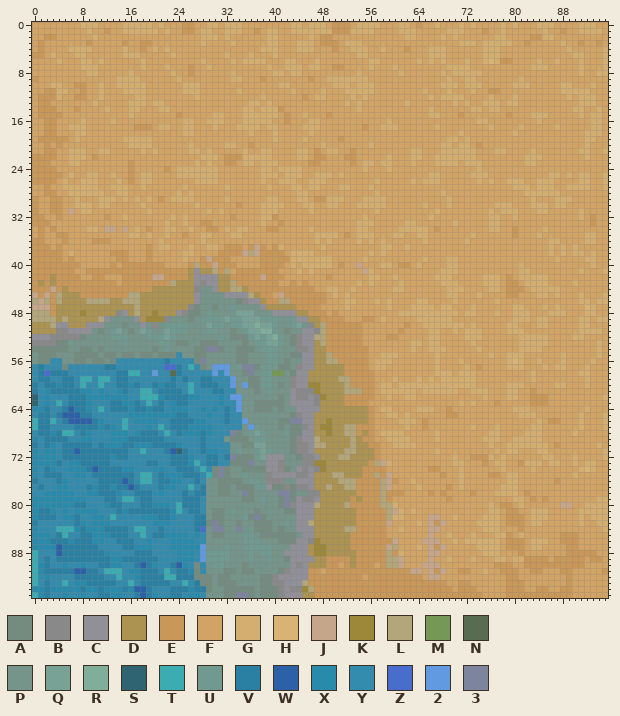
Sprite sheet: assets/textures/tile_beach_gulf_bottom_left.png. That is the earlier state.
The file is 96x96 pixels. Colours within 5 levels of each other are drawn and written as one.
Palette (. is transparent): A #748b80  B #898989  C #919099  D #ac9352  E #c99859  F #d1a364  G #d3ae70  H #d9b373  J #c6a68a  K #9c8838  L #b3a67a  M #759857  N #576c51  P #75958a  Q #79a296  R #80ae9b  S #2f6573  T #3bacb1  U #709990  V #2980a2  W #2c61a8  X #298bac  Y #338bae  Z #496dcd  2 #629ae1  3 #7d849d
The same view after the edit:
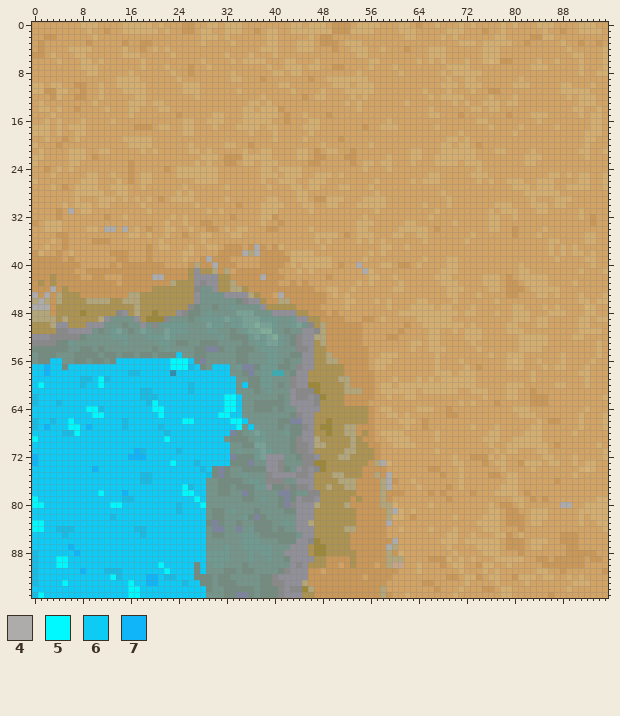
Colours new in this view: 4 #aeacaa  5 #00f8ff  6 #0ecbf6  7 #10b5f9
The edit:
colour M: #759857 -> #3bacb1
colour T: #3bacb1 -> #17bbe4
Changed rows in their new state; - is a pixel that keeps its letter.
first column x 0:
 9 F-------------------------------------------------------
10 GG------------------------------------------------------
11 GG------------------------------------------------------
12 -FF-----------------------------------------------------
13 -GF-----------------------------------------------------
14 -GGFG---------------------------------------------------
15 -FFGF---------------------------------------------------
16 --GFG---------------------------------------------------
17 GGGFG---------------------------------------------------
18 GGGFG---------------------------------------------------
19 -FGFF---------------------------------------------------
20 G-F-----------------------------------------------------
21 -GFF----------------------------------------------------
22 GGFF----------------------------------------------------
23 GFF-----------------------------------------------------
24 FF-FG-G-------------------------------------------------
25 FFFGF-F-------------------------------------------------
26 GFFF-F--------------------------------------------------
27 --FG-EF-------------------------------------------------
28 --FF--F-------------------------------------------------
29 F--FF---------------------------------------------------
30 F--FFG--------------------------------------------------
31 F--F--4-------------------------------------------------
32 FF------------------------------------------------------
33 -FGGG---------------------------------------------------
34 -FGGG-------44-4----------------------------------------
35 -F------------------------------------------------------
36 FF-G----------------------------------------------------
37 FFG-FE-------------------------------4------------------
38 -GFF-------------------------------4-4------------------
39 -----------------------------4--------------------------
40 ------------------------------4-----------------------4-
41 -------------------------------------------------------4
42 --------------------44----------------4-----------------
44 ---4----------------------------------------------------
45 4-4--------------------------------------4--------------
46 -4------------------------------------------------------
47 444-----------------------------------------------------
first column x 0:
55 ------------------------6--------------------------------------------------------------------
56 ---66---------6666666665556------------------------------------------------------------------
57 66766-66666666666666666555-6--666------------------------------------------------------------
58 6676666666666666--66666Y666666666------------------------------------------------------------
59 66666666--65-666666666666666666666-----------------------------------------------------------
60 65666666-66566666666666666-6666666-6---------------------------------------------------------
61 666666666666666666--666666-6666666-----------------------------------------------------------
62 T66666666666666666---66666666666556----------------------------------------------------------
63 T666-66666666666666-566666666666556----------------------------------------------------------
64 66666666655-66666666556666666666556----------------------------------------------------------
65 66666666665566666666656666666665566----------------------------------------------------------
66 -66-66566666666-66666666655666666556---------------------------------------------------------
67 -67666556766666-66666-6666666666665-6--------------------------------------------------------
68 66666--566666666666666-6666666666------------------------------------------------------------
69 56666666666666666666665666666666-------------------------------------------------------------
70 666666666666666666666666666666666------------------------------------------------------------
71 666666666666666667-66666T66666666------------------------------------------------------------
72 766666666666666677766666666666666------------------------------------------------------------
73 766666666666666666666665666-66666-------------------------4----------------------------------
74 6666666666766666666666666666-6---------------------------------------------------------------
75 666666666666666666--666666666------------------------------4---------------------------------
76 666666666666666666--666666666------------------------------4---------------------------------
77 66666666666666666666666665-66------------------------------4---------------------------------
78 66666666666566676666666665566----------------------------------------------------------------
79 566666666666666--666666666656----------------------------------------------------------------
80 556666666666655666666666-6665-------------------------------------G---------------------44---
81 666666666666666666666666-6666-------------------------------4--------------------------------
82 6666666666666-666666666666666----------------------------------E--FF-------------------------
83 55666666666666666666666666666------------------------------4----F-FFF------------------------
84 5566---6666666666--6666666666-------------------------------------GF--G----------------------
85 66666-666666666666-6666666666-------------------------------------F---G----------------------
86 66666666666666666666666666666-------------------------------4----FFFGG-----------------------
87 66666676666666666666666666666------------------------------4----F-FFFG-----------------------
88 -6666667666666666666666666666-------------------------------------FF--G----------------------
89 -6665566666666666666666666666--------------------------------L----EEE--G-------G--FF---------
90 -66655666666666666666566666-6-------------------------------J---GFFFE-GG--EGGFFG--FFF--------
91 -66666667666---666666656666-6--------------------------------FFFG-FFF--GF----GFFF--FGG---F---
92 -6666666666665-6666776--666---------------------------------FFFFF-FF-EE-GGE-GG-F-GGG-GG--G-G-
93 -666656666666666566776666-66-------------------------------FFFFFF--FF--FG----G-FFFG------FGGG
94 66666666666666665566666666666-----------------------------LFFFFFFFF-FF-GFF-EE-GGFF--FF--FG---
95 -5666666666666665566666666666-----------------------------L-FFGFFFFFFFGFFFF---GGFFFFFF-FFF---
